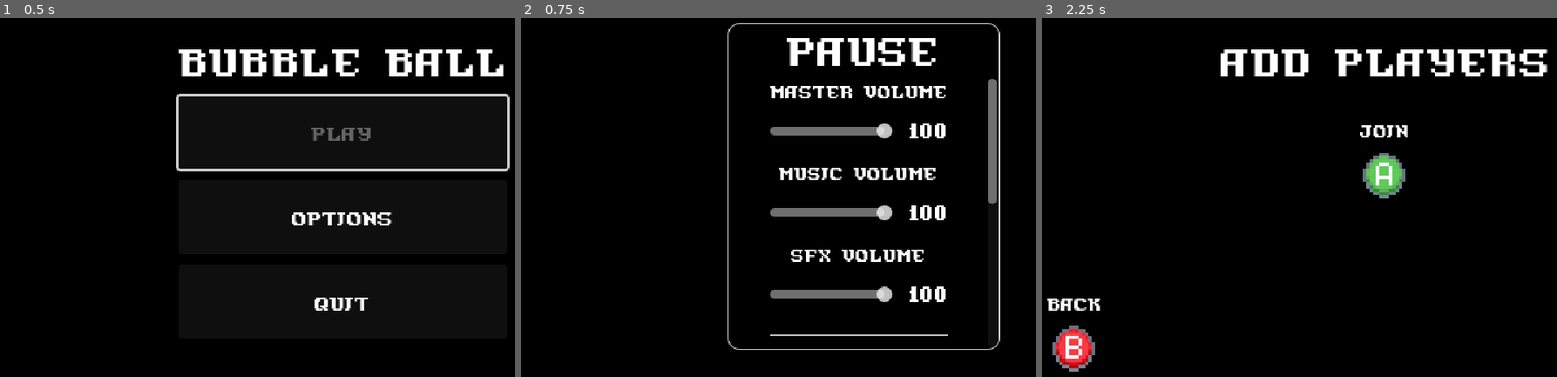
Above: before the commit, frames 1-3 (left to right).
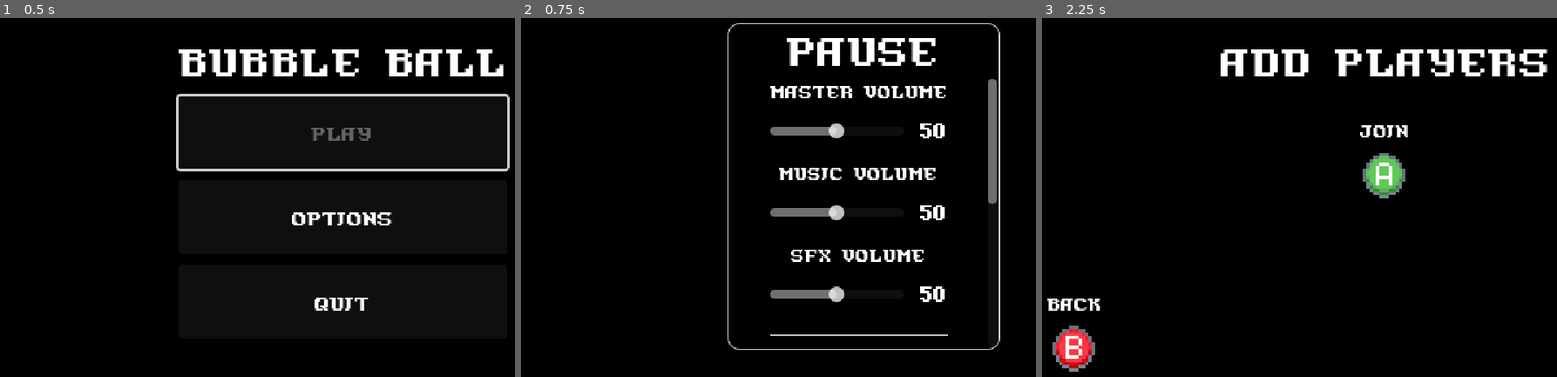
Above: after the commit, the same moments.

Repository: kyleyoung1121/BubbleBall
Game: Godot game, scene res://scenes & scripts/menu/main_menu.tscn
The game is run twice, just before and just after one commit, with the same random seed, the same clock (stepped at 60 frames per second) and the same inputs. Sound files missing from this copy of the repository are replaced by a short silence.
Inputs:
- Up to frame 1 (0.5 s): no input
- Up to frame 2 (0.75 s): click "Options" at 0.5 s
- Up to frame 3 (2.25 s): tap Enter (join) at 1.25, 1.55, 2.1 s; hold S (dive) 1.28-2.03 s; tap Space (jump) at 1.52, 1.82 s; tap X (start) at 2 s; hold Escape (back) from 2.03 s (still down)

Frame 1 is identical in both runs. In frame 2, 1.5% of the frame differs, in the area x 59-83%, y 29-80%; in frame 3, nothing differs.

Commit message:
Added master volume control

Diff:
--- a/project.godot
+++ b/project.godot
@@ -20,7 +20,7 @@
 PlayerManager="*res://scenes & scripts/multiplayer/player_manager.gd"
 LoadMatch="*res://scenes & scripts/global/load_match.gd"
 GameSettings="*res://scenes & scripts/global/game_settings.gd"
-SoundManager="*res://scenes & scripts/gameplay/SoundManager.gd"
+SoundManager="*res://scenes & scripts/global/sound_manager.gd"
 
 [display]
 
--- a/scenes & scripts/gameplay/SoundManager.gd
+++ /dev/null
@@ -1,48 +0,0 @@
-# SoundManager.gd
-
-extends Node
-
-# Dictionary to store preloaded sounds
-var sounds = {}
-
-func _ready():
-	# Preload all sound effects
-	preload_sounds()
-
-func preload_sounds():
-	# Jump sounds
-	sounds["bounce01"] = preload("res://assets/audio/bounce01.mp3")
-	sounds["bounce02"] = preload("res://assets/audio/bounce02.mp3")
-	sounds["bounce03"] = preload("res://assets/audio/bounce03.mp3")
-	sounds["bounce04"] = preload("res://assets/audio/bounce04.mp3")
-	sounds["bounce05"] = preload("res://assets/audio/bounce05.mp3")
-	sounds["bounce06"] = preload("res://assets/audio/bounce06.mp3")
-	# Start sounds
-	sounds["start01"] = preload("res://assets/audio/start01.mp3")
-	sounds["start02"] = preload("res://assets/audio/start02.mp3")
-	sounds["start03"] = preload("res://assets/audio/start03.mp3")
-	sounds["start04"] = preload("res://assets/audio/start04.mp3")
-	# Additional sounds
-	sounds["goal"] = preload("res://assets/audio/goal01.mp3")
-	sounds["pop"] = preload("res://assets/audio/pop01.mp3")
-	sounds["countdown"] = preload("res://assets/audio/countdown.mp3")
-	sounds["win"] = preload("res://assets/audio/win01.mp3")
-	sounds["ui_next"] = preload("res://assets/audio/ui_next01.mp3")
-	sounds["ui_back"] = preload("res://assets/audio/ui_back01.mp3")
-
-	# Add more sounds as needed
-
-func play_sound(sound_name: String, volume_db: float = 0.0, pitch_scale: float = 1.0):
-	if sounds.has(sound_name):
-		var sound_instance = AudioStreamPlayer.new()
-		sound_instance.stream = sounds[sound_name]
-		sound_instance.volume_db = volume_db
-		sound_instance.pitch_scale = pitch_scale
-		add_child(sound_instance)
-		sound_instance.play()
-		# Connect the finished signal to remove the sound instance after it plays
-		sound_instance.finished.connect(_on_sound_finished.bind(sound_instance))
-
-func _on_sound_finished(sound_instance: AudioStreamPlayer):
-	remove_child(sound_instance)
-	sound_instance.queue_free()
--- a/scenes & scripts/gameplay/gameplay.gd
+++ b/scenes & scripts/gameplay/gameplay.gd
@@ -143,7 +143,7 @@
 		team_one_lives = GameSettings.team_lives
 		team_two_lives = GameSettings.team_lives
 		update_all_hearts()
-		SoundManager.play_sound("win", -2)
+		SoundManager.play_sound("win")
 		next_map_symbol.visible = true
 		previous_map_symbol.visible = true
 		block_match_start = true
@@ -201,7 +201,7 @@
 	# Set time scale to normal
 	Engine.time_scale = 1
 	start_timer.start()
-	SoundManager.play_sound("countdown", -8)
+	SoundManager.play_sound("countdown")
 
 
 # Pause the game. Uses game_time_scale instead of freezing to preserve momentum
--- a/scenes & scripts/gameplay/player.gd
+++ b/scenes & scripts/gameplay/player.gd
@@ -130,12 +130,12 @@
 			ball_instance.apply_central_impulse(Vector2(0, ball_mass_ratio * JUMP_VELOCITY))
 			# In addition to jumping, the ball should have a slight horizontal push
 			ball_instance.apply_central_impulse(Vector2(linear_velocity.x * ball_mass_ratio * 0.3, 0))
-			SoundManager.play_sound("bounce03", -10)
+			SoundManager.play_sound("pjump")
 	else:
 		play_jump_sound()
 
 func handle_start_slide():
-	SoundManager.play_sound("bounce06", -20, 0.5)
+	SoundManager.play_sound("slide")
 	# Start the slide with an impulse
 	if facing_right:
 		apply_central_impulse(Vector2(SLIDE_SPEED_IMPULSE, 0))
@@ -189,7 +189,7 @@
 
 
 func play_jump_sound():
-	SoundManager.play_sound("bounce06", -25)
+	SoundManager.play_sound("jump")
 
 
 func apply_screen_wrap():
--- a/scenes & scripts/global/game_settings.gd
+++ b/scenes & scripts/global/game_settings.gd
@@ -12,6 +12,6 @@
 var bubble_size = 1.4
 
 # Audio
-var master_volume = 100
-var music_volume = 100
-var sfx_volume = 100
+var master_volume = 50
+var music_volume = 50
+var sfx_volume = 50
--- /dev/null
+++ b/scenes & scripts/global/sound_manager.gd
@@ -0,0 +1,52 @@
+# SoundManager.gd
+
+extends Node
+
+# Dictionary to store preloaded sounds
+var sounds = {}
+
+func _ready():
+	# Preload all sound effects
+	preload_sounds()
+
+func preload_sounds():
+	sounds["ball_bounce"] = preload("res://assets/audio/ball_bounce.mp3")
+	sounds["countdown"] = preload("res://assets/audio/countdown.mp3")
+	sounds["goal"] = preload("res://assets/audio/goal01.mp3")
+	sounds["jump"] = preload("res://assets/audio/jump.mp3")
+	sounds["pjump"] = preload("res://assets/audio/pjump.mp3")
+	sounds["slide"] = preload("res://assets/audio/slide.mp3")
+	sounds["start01"] = preload("res://assets/audio/start01.mp3")
+	sounds["start02"] = preload("res://assets/audio/start02.mp3")
+	sounds["ui_next"] = preload("res://assets/audio/ui_next.mp3")
+	sounds["ui_back"] = preload("res://assets/audio/ui_back.mp3")
+	sounds["win"] = preload("res://assets/audio/win01.mp3")
+
+
+func play_sound(sound_name: String, volume_db: float = 0.0, pitch_scale: float = 1.0):
+	if sounds.has(sound_name):
+		var sound_instance = AudioStreamPlayer.new()
+		sound_instance.stream = sounds[sound_name]
+		# Further adjust the volume based on the master volume. dB change should be between -10 and +15
+		sound_instance.volume_db = volume_db + (30 * GameSettings.get("master_volume") / 100) - 30
+		sound_instance.pitch_scale = pitch_scale
+		add_child(sound_instance)
+		sound_instance.play()
+		# Connect the finished signal to remove the sound instance after it plays
+		sound_instance.finished.connect(_on_sound_finished.bind(sound_instance))
+
+
+# Add this method to convert dB to linear scale
+func db_to_linear(dB: float) -> float:
+	return pow(10.0, dB / 20.0)
+
+# Add this method to convert linear scale to dB
+func linear_to_db(linear: float) -> float:
+	if linear <= 0.0:
+		return -float('inf')  # Return negative infinity if linear value is zero or less
+	return 20.0 * log(linear) / log(10.0)
+
+
+func _on_sound_finished(sound_instance: AudioStreamPlayer):
+	remove_child(sound_instance)
+	sound_instance.queue_free()
--- a/scenes & scripts/menu/MainMenu.gd
+++ b/scenes & scripts/menu/MainMenu.gd
@@ -22,14 +22,14 @@
 
 # When the player decide to start a match, call the relevant methods on the LoadMatch singleton
 func start_match():
-	SoundManager.play_sound("start02", -3)
+	SoundManager.play_sound("start02")
 	LoadMatch.store_players(player_nodes)
 	LoadMatch.begin_game_preparations()
 
 
 # Add a new card representing a new player
 func add_player_card(player_num):
-	play_ui_next_sound(-8, 1)
+	play_ui_next_sound(0, 0.83)
 	# Create a player card
 	var player_card_instance = PLAYER_CARD_SCENE.instantiate()
 
@@ -55,7 +55,7 @@
 
 # If a player backs out, remove their card.
 func remove_player_card(player_num):
-	play_ui_back_sound(-8, 1)
+	play_ui_back_sound(0, 0.83)
 	# Remove the associated card
 	player_nodes[player_num].queue_free()
 	player_nodes.erase(player_num)
@@ -125,12 +125,12 @@
 			player_instance.add_theme_stylebox_override("panel", PLAYER_CARD_TEAM_TWO_THEME)
 
 
-func play_ui_next_sound(volume = -8, pitch = 1.2):
-	SoundManager.play_sound("ui_next", volume, pitch)
+func play_ui_next_sound(volume_change = 0, pitch_change = 1):
+	SoundManager.play_sound("ui_next", volume_change, pitch_change)
 
 
-func play_ui_back_sound(volume = -8, pitch = 1.2):
-	SoundManager.play_sound("ui_back", volume, pitch)
+func play_ui_back_sound(volume_change = 0, pitch_change = 1):
+	SoundManager.play_sound("ui_back", volume_change, pitch_change)
 
 
 func _on_main_play_button_pressed():
Not shown, added: assets/audio/ball_bounce.mp3.import
Not shown, removed: assets/audio/bounce01.mp3.import
Not shown, removed: assets/audio/bounce02.mp3.import
Not shown, removed: assets/audio/bounce03.mp3.import
Not shown, removed: assets/audio/bounce04.mp3.import
Not shown, removed: assets/audio/bounce05.mp3.import
Not shown, removed: assets/audio/bounce06.mp3.import
Not shown, changed: assets/audio/countdown.mp3.import
Not shown, removed: assets/audio/goal02.mp3.import
Not shown, removed: assets/audio/goal04.mp3.import
Not shown, added: assets/audio/jump.mp3.import
Not shown, added: assets/audio/old/bounce01.mp3.import
(and 60 more such lines)
